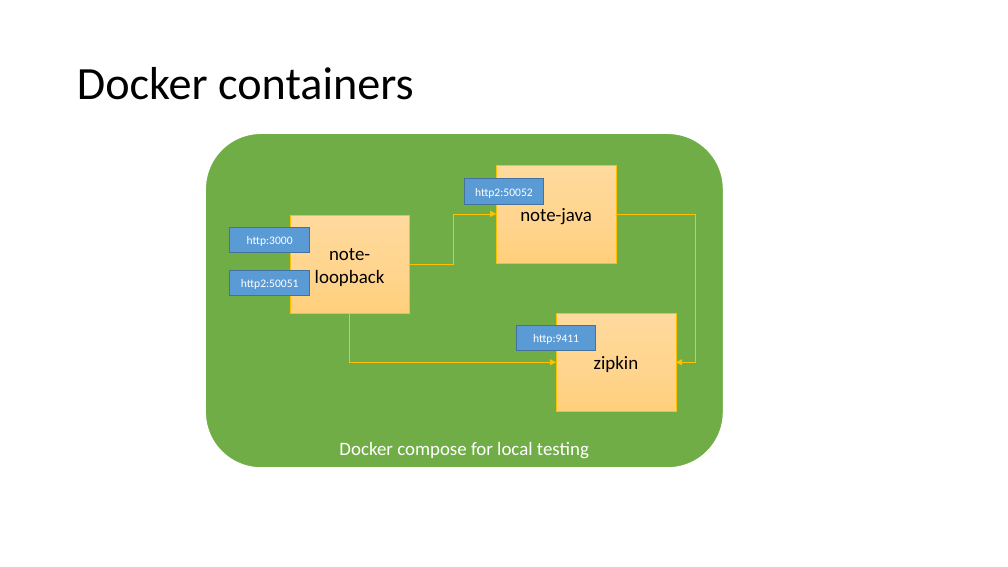
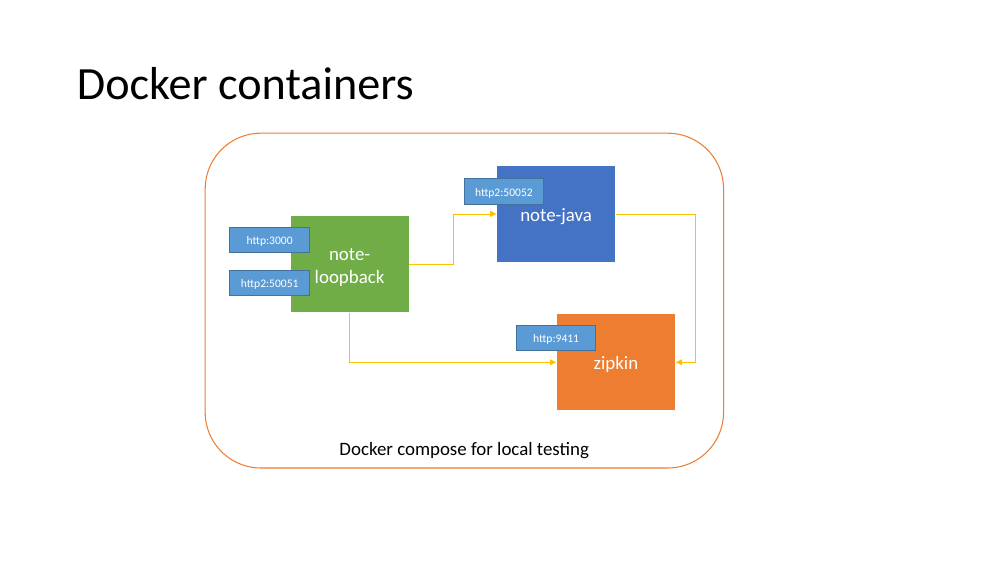
Before and after one commit to strongloop/loopback-example-polyglot, a slide deck: slide 12 of Polyglot Microservices.pptx. Drawn at 1008x567 pixels with LibreOffice and Linux fonts; fonts in the diff are those of the drawing. Boxes give left, top, right and bottom in pixels: in the first picture for what was removed or moved away, otherwise in the second. Text is boxed around its words. In the diff, an @@ line names an element or a change of style, - is before the commit and + after.

```diff
--- a/Polyglot Microservices.pptx
+++ b/Polyglot Microservices.pptx
@@ rounded rectangle "Docker compose for local testing" at (205, 133, 724, 468): text colour #FFFFFF to #000000; fill #70AD47 to #FFFFFF; outline #FFFFFF 1.5 pt to #ED7D31 1 pt @@
@@ rectangle "note-java" at (497, 165, 616, 263): text colour #000000 to #FFFFFF; fill gradient #FFDB9E to #FFD590 to #FFD07C to #4472C4; outline #FFC000 0.5 pt to #FFFFFF 1.5 pt @@
@@ rectangle "note-loopback" at (290, 216, 409, 314): text colour #000000 to #FFFFFF; fill gradient #FFDB9E to #FFD590 to #FFD07C to #70AD47; outline #FFC000 0.5 pt to #FFFFFF 1.5 pt @@
@@ rectangle "zipkin" at (557, 313, 676, 411): text colour #000000 to #FFFFFF; fill gradient #FFDB9E to #FFD590 to #FFD07C to #ED7D31; outline #FFC000 0.5 pt to #FFFFFF 1.5 pt @@
```
Also in this commit, not shown: 3 other slides changed.
